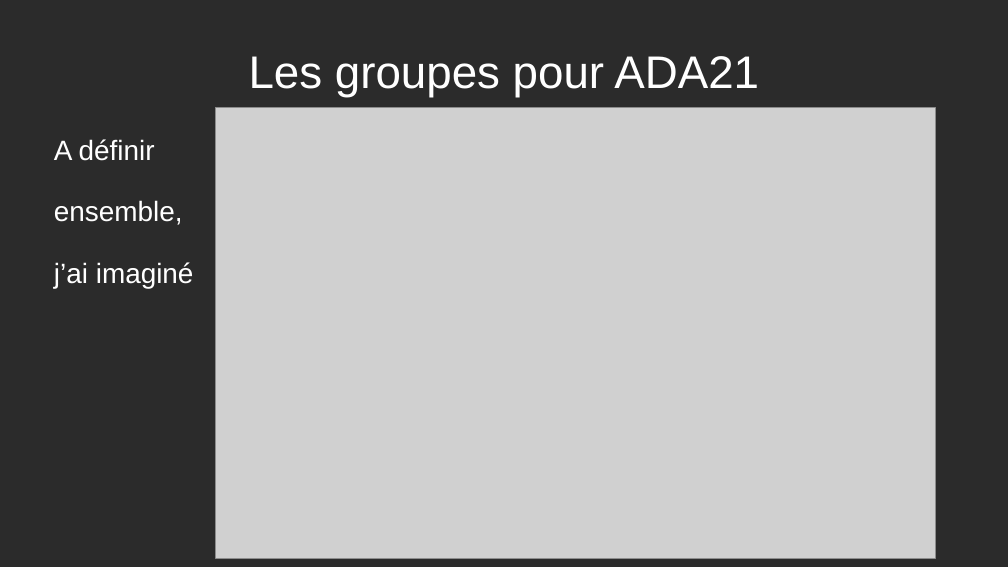
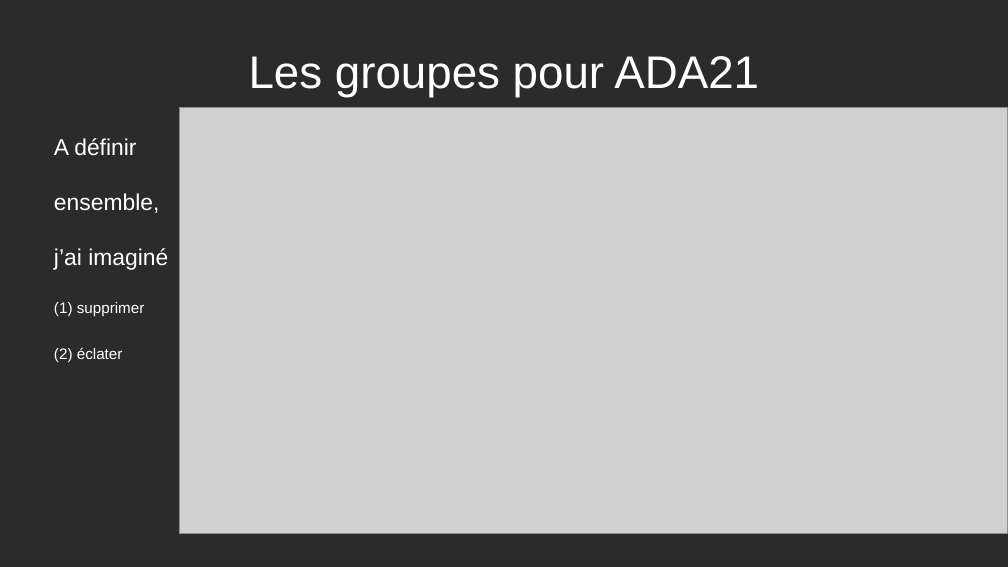
Before and after one commit to jebissey/MyClub, a slide deck: slide 6 of doc/PresentationADA21.odp. Drawn at 1008x567 pixels with LibreOffice and Linux fonts; fonts in the diff are those of the drawing; grey boxes stand for pictures; background and template pictures are left out; a plain dark background stands for a picture behind light text. Boxes give left, top, right and bottom in pixels: in the first picture for what was removed or moved away, otherwise in the second. Text is boxed around its words. In the diff, an @@ line names an element or a change of style, - is before the commit and + after.

```diff
--- a/doc/PresentationADA21.odp
+++ b/doc/PresentationADA21.odp
@@ picture: place and size @@
-picture at [216,108,936,558]
+picture at [180,108,1008,534]
@@ text at [54,138,168,270]: size 22 to 18 pt in "A définir", "ensemble,", "j’ai imaginé" @@
@@ text at [54,302,145,362]: paragraphs added @@
+(1) supprimer
+(2) éclater
```
Also in this commit, not shown: 7 other slides changed, 4 other files.
